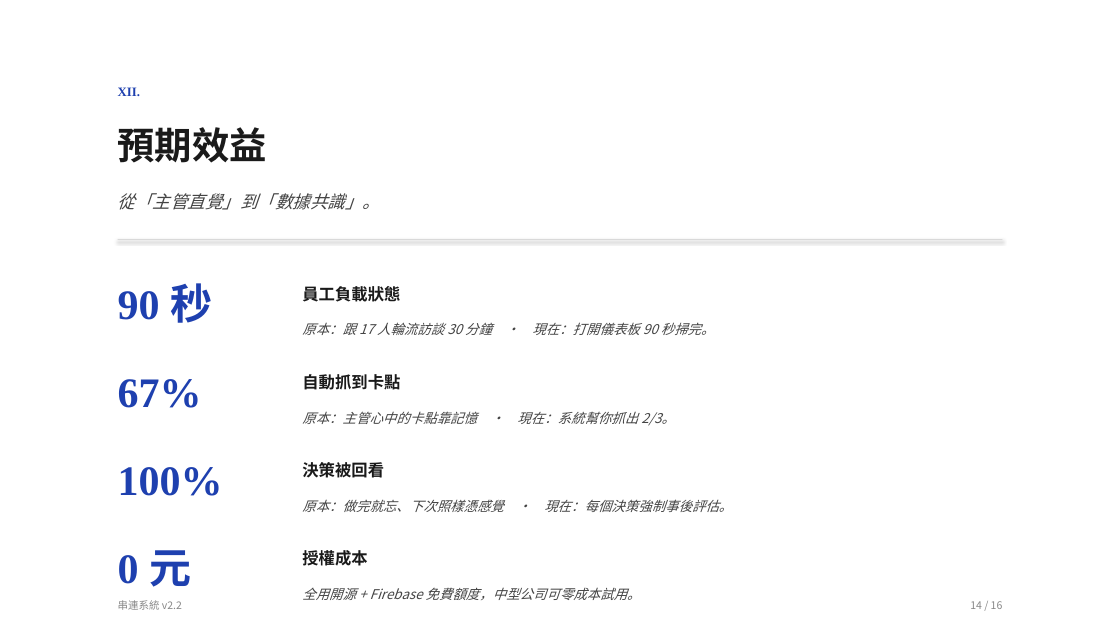
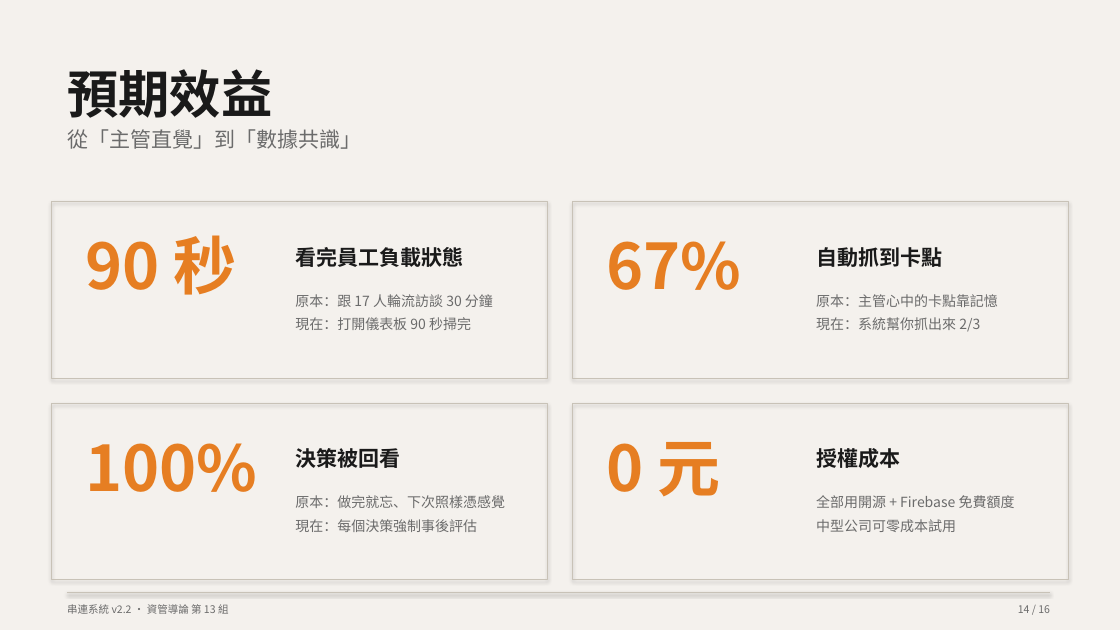
Before and after one commit to Peter2594/chuanlien-system-v2, a slide deck: slide 14 of docs/串連系統_簡報.pptx. Drawn at 1120x630 pixels with LibreOffice and Linux fonts; fonts in the diff are those of the drawing. Boxes give left, top, right and bottom in pixels: in the first picture for what was removed or moved away, otherwise in the second. Text is boxed around its words. In the diff, an @@ line names an element or a change of style, - is before the commit and + after.

```diff
--- a/docs/串連系統_簡報.pptx
+++ b/docs/串連系統_簡報.pptx
@@ rectangle at <box>0,0,1120,630</box>: fill #FFFFFF to #F4F1ED @@
@@ text "預期效益": place and size @@
-text "預期效益" at <box>118,127,267,163</box>
+text "預期效益" at <box>67,69,272,118</box>
@@ text "預期效益" at <box>67,69,272,118</box>: size 32 to 44 pt; line spacing 1.1 to 1.2 @@
@@ text removed at <box>118,87,140,96</box> @@
-XII.
@@ text at <box>67,129,361,149</box>: text changed; size 15 to 18 pt; text colour #444444 to #6B6B6B; italic off @@
-從「主管直覺」到「數據共識」。
+從「主管直覺」到「數據共識」
@@ rectangle: place and size @@
-rectangle at <box>118,239,1002,240</box>
+rectangle at <box>52,202,548,378</box>
@@ rectangle at <box>52,202,548,378</box>: fill #CCCCCC to none; outline none to #C8C2B7 0.75 pt @@
@@ rectangle added at <box>573,202,1069,378</box>, outline #C8C2B7 0.75 pt @@
@@ text "90 秒": place and size @@
-text "90 秒" at <box>118,283,212,323</box>
+text "90 秒" at <box>85,235,237,295</box>
@@ text "67%": place and size @@
-text "67%" at <box>118,379,202,408</box>
+text "67%" at <box>606,241,741,290</box>
@@ text "自動抓到卡點": place and size @@
-text "自動抓到卡點" at <box>302,374,400,390</box>
+text "自動抓到卡點" at <box>816,247,942,267</box>
@@ text at <box>295,247,463,267</box>: text changed; size 14 to 18 pt @@
-員工負載狀態
+看完員工負載狀態
@@ text at <box>295,294,493,330</box>: text changed; size 11.5 to 12 pt; text colour #444444 to #6B6B6B; italic off @@
-原本：跟 17 人輪流訪談 30 分鐘 · 現在：打開儀表板 90 秒掃完。
+原本：跟 17 人輪流訪談 30 分鐘
+現在：打開儀表板 90 秒掃完
@@ text at <box>816,294,998,332</box>: text changed; size 11.5 to 12 pt; text colour #444444 to #6B6B6B; italic off @@
-原本：主管心中的卡點靠記憶 · 現在：系統幫你抓出 2/3。
+原本：主管心中的卡點靠記憶
+現在：系統幫你抓出來 2/3
@@ rectangle added at <box>52,403,548,580</box>, outline #C8C2B7 0.75 pt @@
@@ rectangle added at <box>573,403,1069,580</box>, outline #C8C2B7 0.75 pt @@
@@ text "100%": place and size @@
-text "100%" at <box>118,467,223,496</box>
+text "100%" at <box>85,443,257,492</box>
@@ text "決策被回看": place and size @@
-text "決策被回看" at <box>302,462,384,478</box>
+text "決策被回看" at <box>295,448,400,468</box>
@@ size 36 to 54 pt, font Times New Roman to Noto Sans CJK TC, text colour #1E40AF to #E67E22 in 4 elements at <box>85,235,237,295</box>, <box>85,443,257,492</box>, <box>606,241,741,290</box>, <box>606,442,721,497</box> @@
@@ text "0 元": place and size @@
-text "0 元" at <box>118,550,191,587</box>
+text "0 元" at <box>606,442,721,497</box>
@@ size 14 to 18 pt; line spacing 1 to 1.2 in 3 elements at <box>295,448,400,468</box>, <box>816,247,942,267</box>, <box>816,448,900,468</box> @@
@@ text "授權成本": place and size @@
-text "授權成本" at <box>302,550,367,566</box>
+text "授權成本" at <box>816,448,900,468</box>
@@ text at <box>295,495,505,532</box>: text changed; size 11.5 to 12 pt; text colour #444444 to #6B6B6B; italic off @@
-原本：做完就忘、下次照樣憑感覺 · 現在：每個決策強制事後評估。
+原本：做完就忘、下次照樣憑感覺
+現在：每個決策強制事後評估
@@ text at <box>816,495,1015,532</box>: text changed; size 11.5 to 12 pt; text colour #444444 to #6B6B6B; italic off @@
-全用開源 + Firebase 免費額度，中型公司可零成本試用。
+全部用開源 + Firebase 免費額度
+中型公司可零成本試用
@@ rectangle added at <box>67,592,1050,593</box>, fill #C8C2B7 @@
@@ text at <box>67,604,229,614</box>: text changed; text colour #888888 to #6B6B6B @@
-串連系統 v2.2
+串連系統 v2.2 · 資管導論 第 13 組
@@ text "14 / 16": place and size @@
-text "14 / 16" at <box>970,601,1003,609</box>
+text "14 / 16" at <box>1018,605,1050,613</box>
@@ text "14 / 16" at <box>1018,605,1050,613</box>: text colour #888888 to #6B6B6B; line spacing 1.55 to 1.2 @@
```
Also in this commit, not shown: 9 other slides changed, 6 slides added, 6 slides removed, 1 other file.
